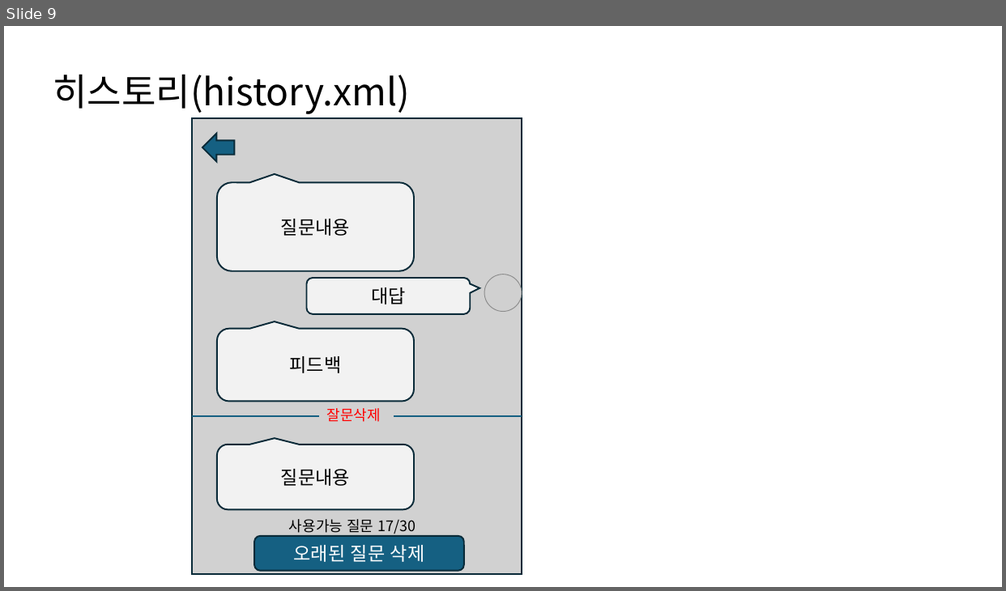
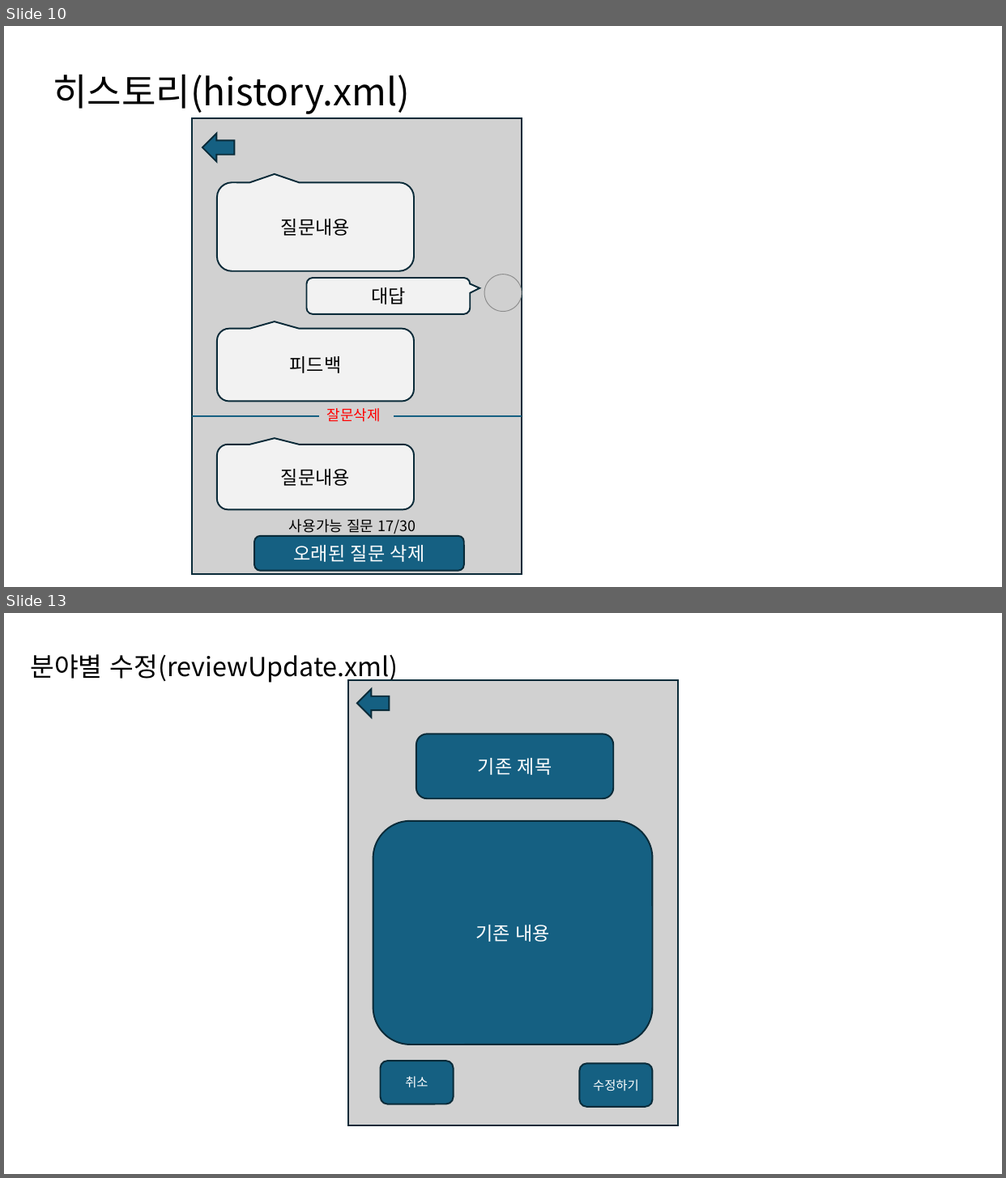
Before and after one commit to KIMSMING/AICO, a slide deck: 설계서/에코 화면 설계서0401.pptx. Shown one above the other, each under a label of ours: slide 9 before the commit, slides 10 and 13 after it; the slides between them are not shown. The pictures are 1006x591 and 1006x1178 pixels, drawn with LibreOffice and Linux fonts; fonts in the diff are those of the drawing; grey boxes stand for pictures. Boxes give left, top, right and bottom in pixels: in the first picture for what was removed or moved away, otherwise in the second. Text is boxed around its words. In the diff, an @@ line names an element or a change of style, - is before the commit and + after.

```diff
--- a/설계서/에코 화면 설계서0401.pptx
+++ b/설계서/에코 화면 설계서0401.pptx
@@ slide 13 added at [4, 613, 1002, 1174], background #FFFFFF @@
@@ title added at [30, 654, 398, 683], 25.2 pt, text #000000 @@
+분야별 수정(reviewUpdate.xml)
@@ rectangle added at [348, 680, 679, 1126], fill #D1D1D1, outline #092A39 1.5 pt @@
@@ left arrow added at [357, 689, 390, 717], fill #156082, outline #092A39 1.5 pt @@
@@ rounded rectangle added at [416, 735, 613, 798], fill #156082, outline #092A39 1.5 pt, 18 pt, text #FFFFFF @@
+기존 제목
@@ rounded rectangle added at [373, 821, 652, 1045], fill #156082, outline #092A39 1.5 pt, 18 pt, text #FFFFFF @@
+기존 내용
@@ rounded rectangle added at [381, 1062, 454, 1105], fill #156082, outline #092A39 1.5 pt, 12 pt, text #FFFFFF @@
+취소
@@ rounded rectangle added at [580, 1063, 652, 1107], fill #156082, outline #092A39 1.5 pt, 12 pt, text #FFFFFF @@
+수정하기
@@ what was slide 9 is now slide 10 @@
```
Also in this commit, not shown: 2 slides changed, 4 other slides added.
